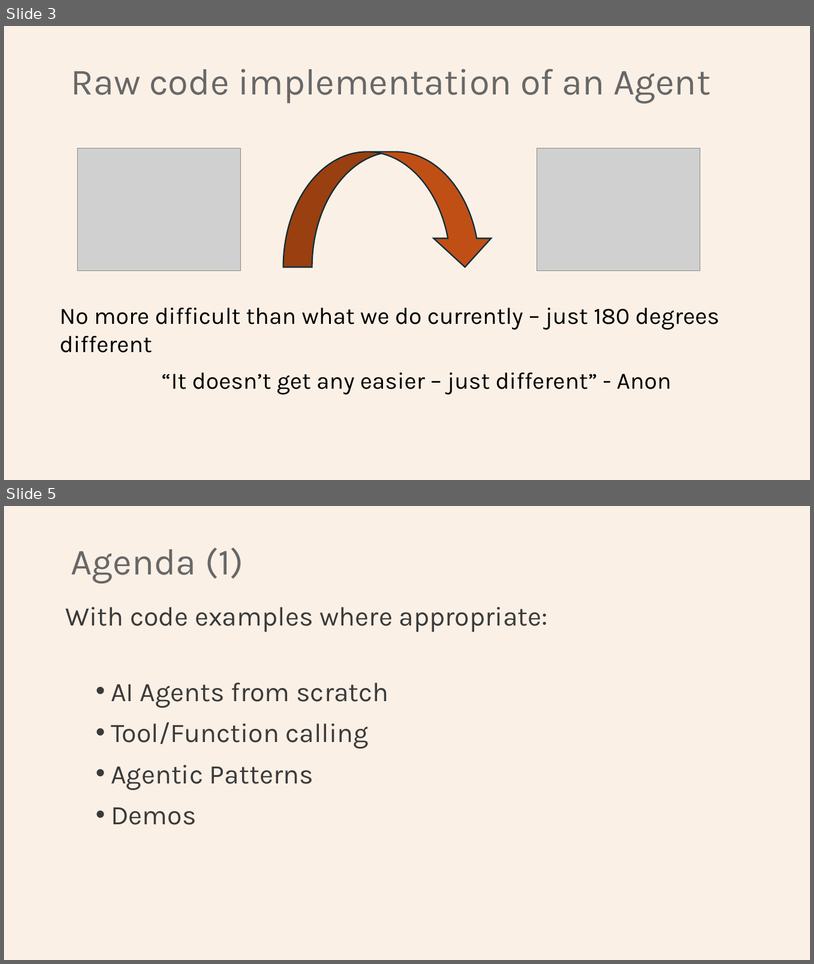
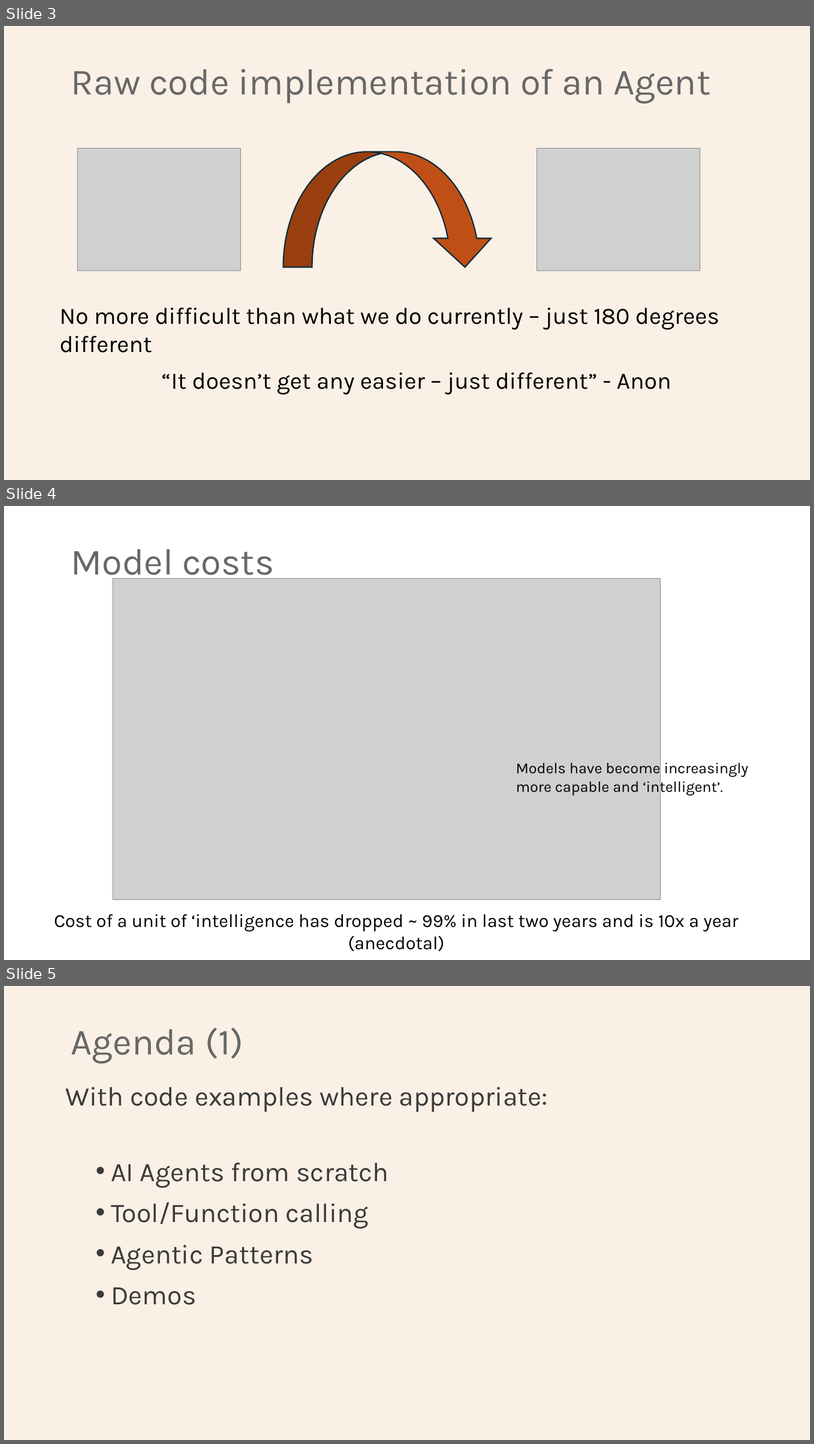
Before and after one commit to Python-Test-Engineer/earl2025, a slide deck: AI_Agents_in_the_Data_Pipeline.pptx. Shown one above the other, each under a label of ours: slides 3 and 5 before the commit, slides 3, 4 and 5 after it; the slides between them are not shown. The pictures are 814x964 and 814x1444 pixels, drawn with LibreOffice and Linux fonts; fonts in the diff are those of the drawing; grey boxes stand for pictures. Boxes give left, top, right and bottom in pixels: in the first picture for what was removed or moved away, otherwise in the second. Text is boxed around its words. In the diff, an @@ line names an element or a change of style, - is before the commit and + after.

Commit message:
pptx

```diff
--- a/AI_Agents_in_the_Data_Pipeline.pptx
+++ b/AI_Agents_in_the_Data_Pipeline.pptx
@@ slide 4 added at [4, 506, 810, 960], background #FFFFFF @@
@@ title added at [71, 549, 274, 583], 44 pt, text #676767 @@
+Model costs
@@ picture added at [113, 579, 661, 899] @@
@@ text added at [516, 762, 749, 795], 18 pt, text #000000 @@
+Models have become increasingly more capable and ‘intelligent’.
@@ text added at [54, 913, 738, 931], 22 pt, text #000000 @@
+Cost of a unit of ‘intelligence has dropped ~ 99% in last two years and is 10x a year (anecdotal)
```
Also in this commit, not shown: 1 slide removed.
